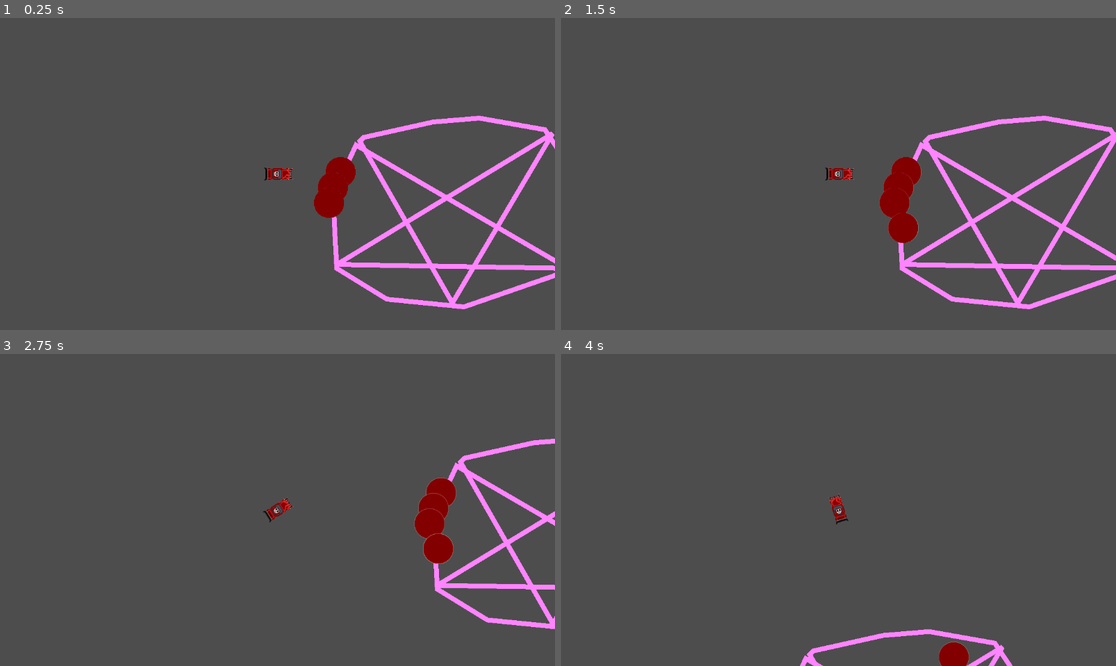
Above: before the commit, frames 1-4 (two rows, left to right).
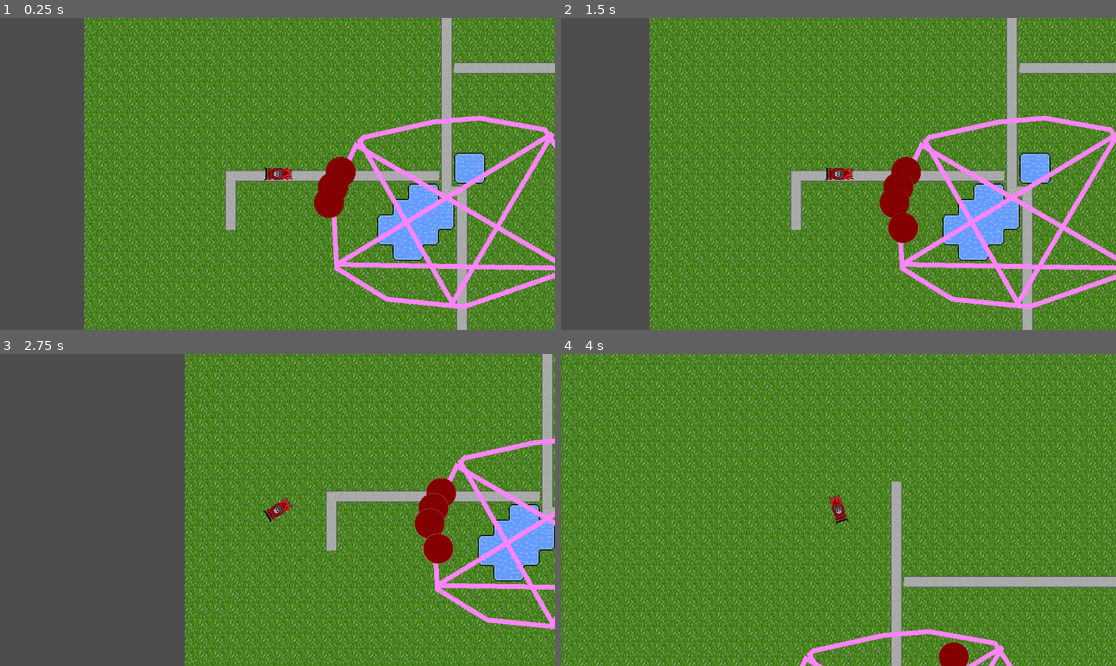
Above: after the commit, the same moments.

Repository: Beat1823/LudumDare55
Game: Godot game, scene res://Scenes/main_screen.tscn
Two runs of this game, one before a commit and one after it. Both use one fixed random seed, a clock stepped at 60 frames per second and the inputs below. The engine's default icon, where the game draws it, is replaced by a stand-in: a white triangle on a blue panel in a dark square.
Inputs (mouse positions are in pixels of both pictures, inside the frame that each line leads up to):
- Up to frame 1 (0.25 s): no input
- Up to frame 2 (1.5 s): tap Enter at 0.5 s; move the mouse to (960, 158) at 0.52 s; press the mouse at (960, 158) at 0.53 s; hold Right (turnRight) 0.53-1.28 s; tap Space at 1.25 s; move the mouse to (727, 189) at 1.27 s; release the mouse at (727, 189) at 1.28 s; hold Down (brake) from 1.28 s (still down); click (727, 189) at 1.35 s
- Up to frame 3 (2.75 s): move the mouse to (333, 441) at 2.02 s; release Down (brake) at 2.03 s; press the mouse at (333, 441) at 2.03 s; hold Right (turnRight) from 2.03 s (still down)
- Up to frame 4 (4 s): move the mouse to (810, 572) at 2.77 s; release Right (turnRight) at 2.78 s; release the mouse at (810, 572) at 2.78 s; hold Up (accelerate) 2.78-3.53 s; click (810, 572) at 2.85 s; move the mouse to (1005, 556) at 3.52 s; press the mouse at (1005, 556) at 3.53 s; hold Left (turnLeft) from 3.53 s (still down)

The runs differ from the first frame. In frame 1, 79% of the frame differs, in the area x 15-100%, y 0-100%; in frame 2, 78%; in frame 3, 63%; in frame 4, 99%, in the area x 0-100%, y 0-100%.
Error in both runs: Invalid access to property or key 'position' on a base object of type 'InputEventKey'. (res://Scenes/main_screen.gd:25)

Commit message:
inital tilemap

Diff:
--- a/Scenes/main_screen.tscn
+++ b/Scenes/main_screen.tscn
@@ -1,10 +1,11 @@
-[gd_scene load_steps=8 format=3 uid="uid://cei1e8gtakjed"]
+[gd_scene load_steps=9 format=3 uid="uid://cei1e8gtakjed"]
 
 [ext_resource type="Script" path="res://Scenes/main_screen.gd" id="1_3k6bo"]
 [ext_resource type="PackedScene" uid="uid://digfx032tves5" path="res://Scenes/pedestrian.tscn" id="2_eihxn"]
 [ext_resource type="PackedScene" uid="uid://cqrmn6a1pt71l" path="res://Scenes/DemonCar/car.tscn" id="3_636hp"]
 [ext_resource type="PackedScene" path="res://Scenes/blood.tscn" id="4_icjts"]
 [ext_resource type="PackedScene" path="res://Scenes/pentagram.tscn" id="4_nvv3w"]
+[ext_resource type="Texture2D" uid="uid://ceub26rlc45gc" path="res://Sprites/map.png" id="6_spaal"]
 
 [sub_resource type="NavigationPolygon" id="NavigationPolygon_757d1"]
 outlines = Array[PackedVector2Array]([PackedVector2Array(64, 64, 1088, 64, 1088, 576, 64, 576)])
@@ -49,4 +50,11 @@
 [node name="Blood3" parent="." instance=ExtResource("4_icjts")]
 position = Vector2(328, 304)
 
+[node name="Sprite2D" type="Sprite2D" parent="."]
+z_index = -6
+texture_filter = 1
+position = Vector2(652, 264)
+scale = Vector2(2, 2)
+texture = ExtResource("6_spaal")
+
 [connection signal="timeout" from="PedestrianTimer" to="." method="_on_pedestrian_timer_timeout"]
Binary file changed: Sprites/map.png
Binary file changed: Sprites/tiles/corner_dl.png
Binary file changed: Sprites/tiles/corner_dr.png
Binary file changed: Sprites/tiles/corner_ul.png
Binary file changed: Sprites/tiles/corner_ur.png
Binary file changed: Sprites/tiles/path_horz.png
Binary file changed: Sprites/tiles/path_vert.png
Binary file added: Sprites/tiles/pond_inner.png
Not shown, added: Sprites/tiles/pond_inner.png.import
Binary file added: Sprites/tiles/pond_ll.png
Not shown, added: Sprites/tiles/pond_ll.png.import
Binary file added: Sprites/tiles/pond_lr.png
(and 5 more such lines)
